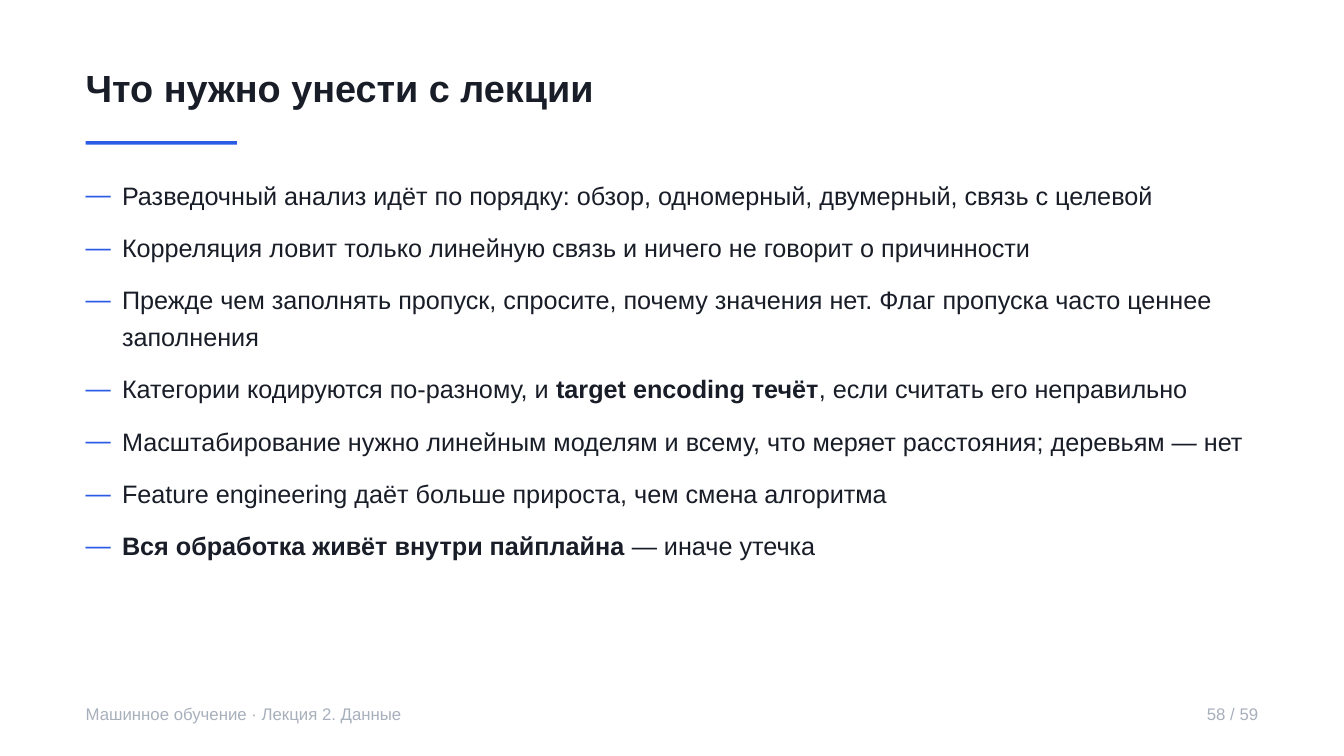
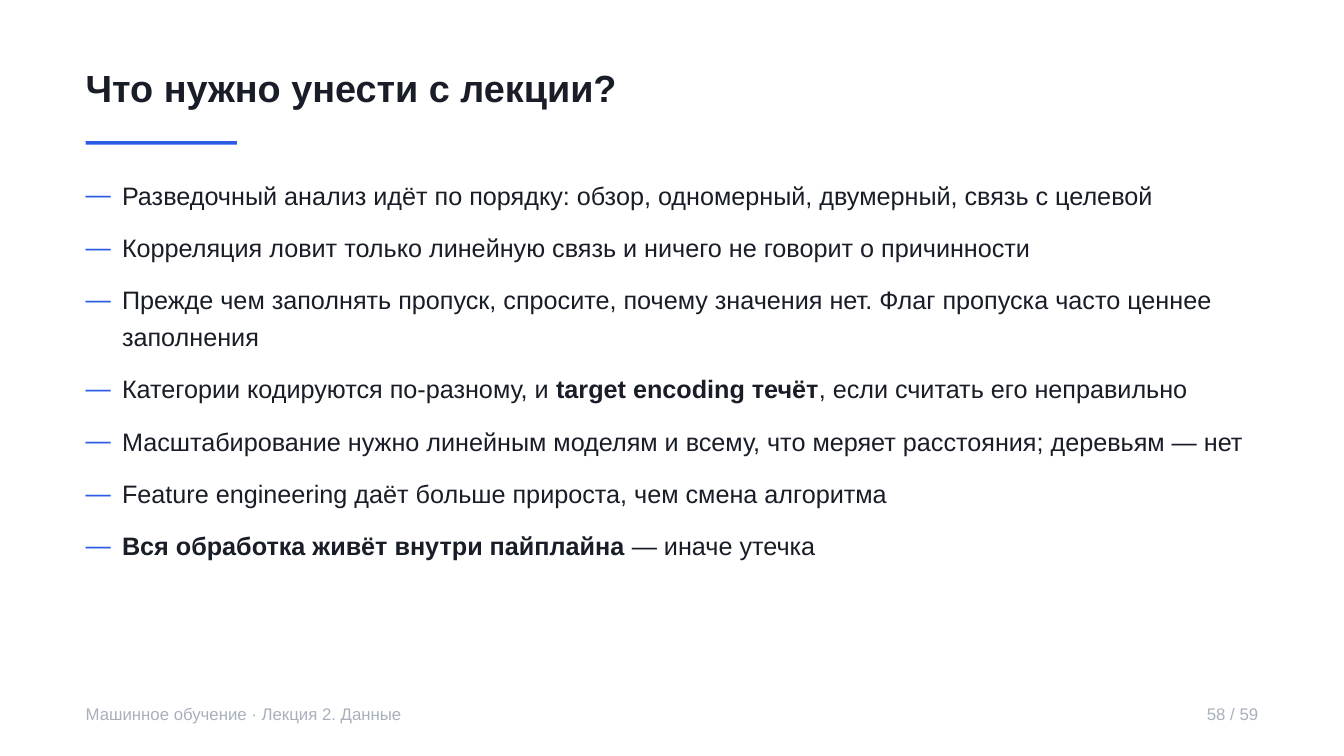
Before and after one commit to rustam-azimov/ml-course-spbu, a slide deck: slide 58 of lectures/lecture02.pptx. Drawn at 1344x756 pixels with LibreOffice and Linux fonts; fonts in the diff are those of the drawing. Boxes give left, top, right and bottom in pixels: in the first picture for what was removed or moved away, otherwise in the second. Text is boxed around its words. In the diff, an @@ line names an element or a change of style, - is before the commit and + after.

```diff
--- a/lectures/lecture02.pptx
+++ b/lectures/lecture02.pptx
@@ text at (86, 75, 616, 109): text changed @@
-Что нужно унести с лекции
+Что нужно унести с лекции?
```
Also in this commit, not shown: 9 other slides changed, 2 other files.
